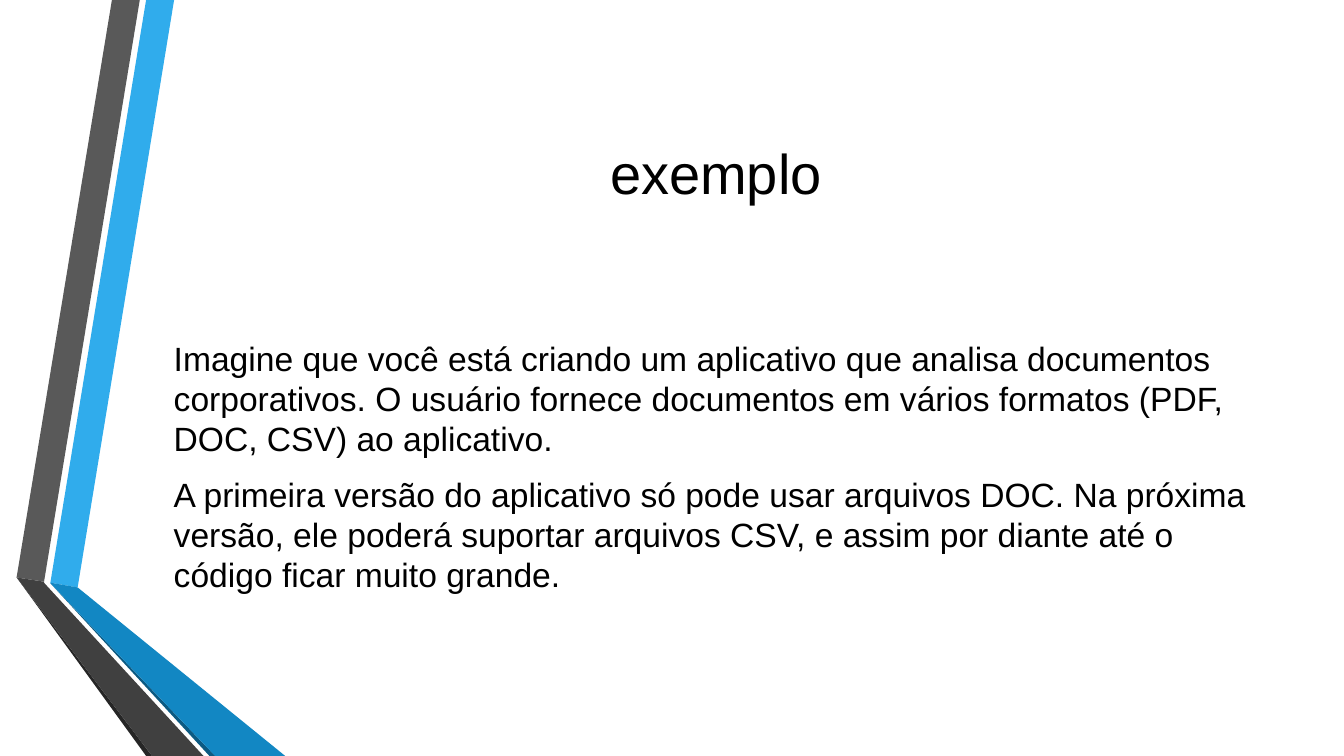
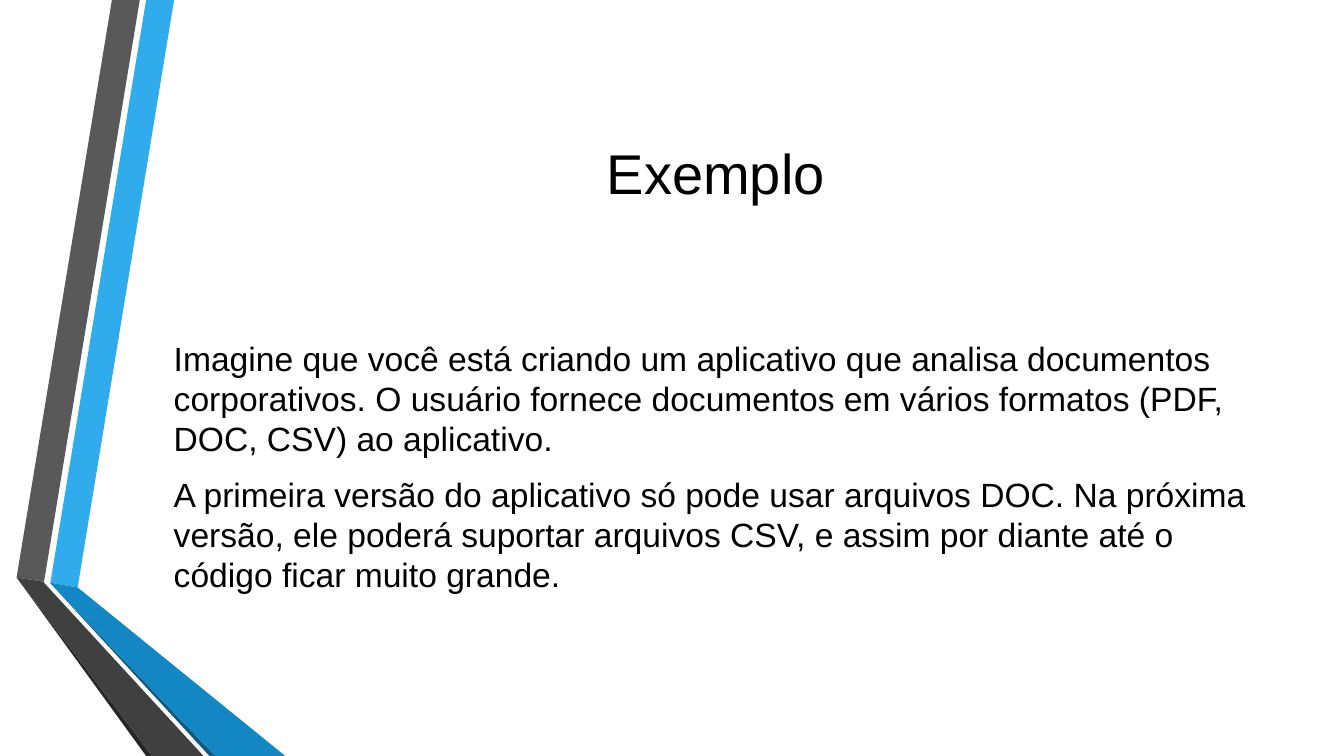
Before and after one commit to Groove-Street/DOCUMENTACAO, a slide deck: slide 3 of Trabalho Final - EngSoft.pptx. Drawn at 1344x756 pixels with LibreOffice and Linux fonts; fonts in the diff are those of the drawing; background and template pictures are left out. Boxes give left, top, right and bottom in pixels: in the first picture for what was removed or moved away, otherwise in the second. Text is boxed around its words. In the diff, an @@ line names an element or a change of style, - is before the commit and + after.

```diff
--- a/Trabalho Final - EngSoft.pptx
+++ b/Trabalho Final - EngSoft.pptx
@@ title at [607, 153, 825, 204]: text changed @@
-exemplo
+Exemplo
```
Also in this commit, not shown: 1 other file.
